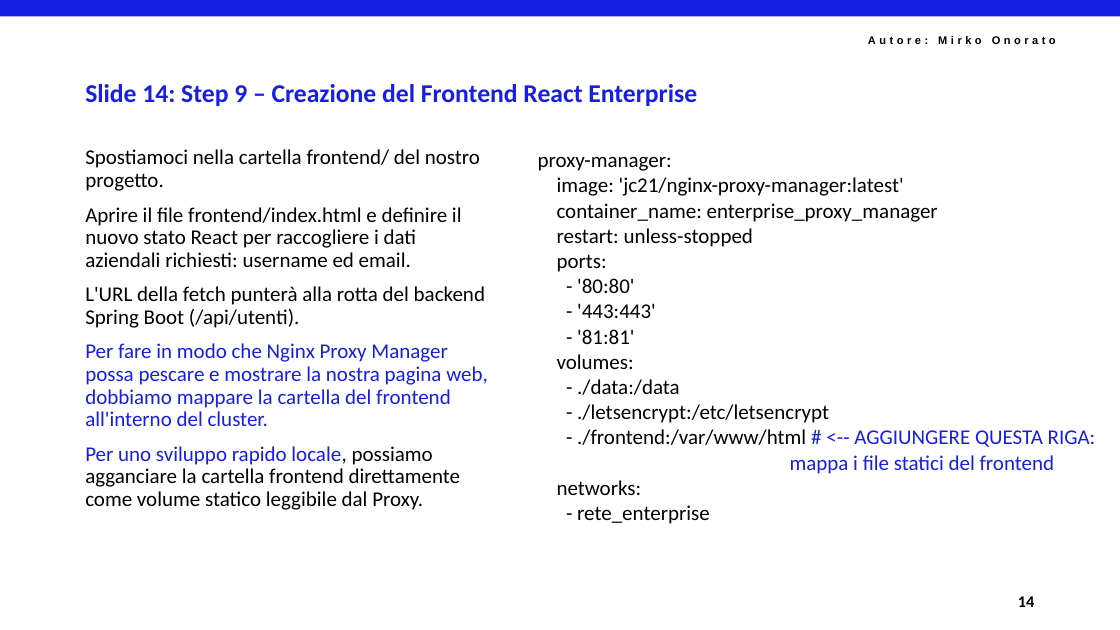
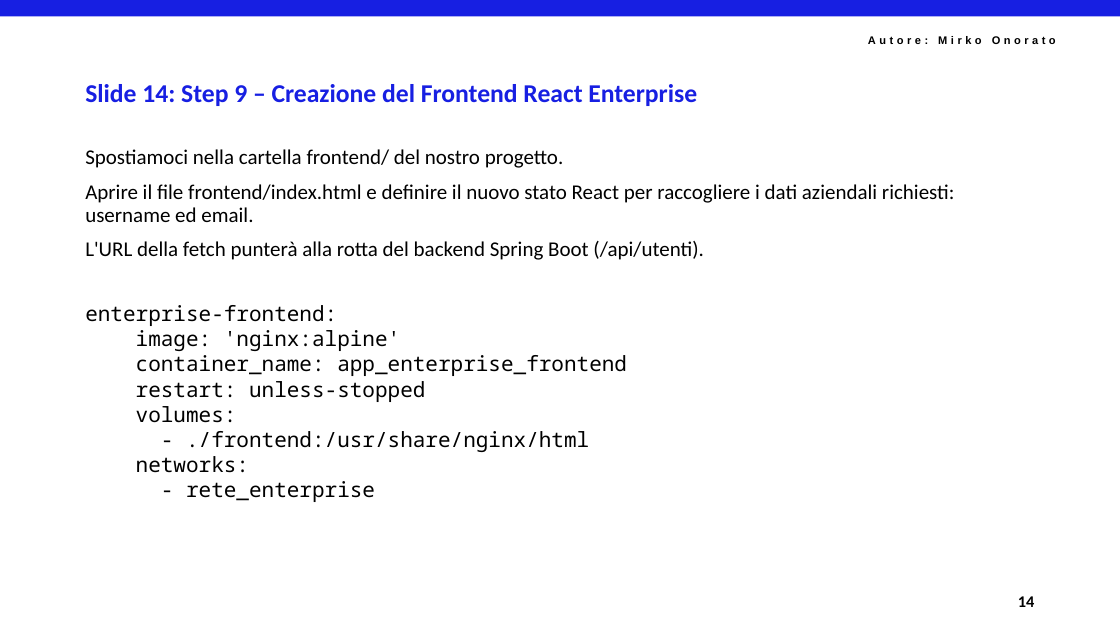
Before and after one commit to mirkoSkF/Docker-Slides, a slide deck: slide 16 of Lab 3.b - Stack Enterprise con Nginx Proxy Manager.pptx. Drawn at 1120x630 pixels with LibreOffice and Linux fonts; fonts in the diff are those of the drawing; background and template pictures are left out. Boxes give left, top, right and bottom in pixels: in the first picture for what was removed or moved away, otherwise in the second. Text is boxed around its words. In the diff, an @@ line names an element or a change of style, - is before the commit and + after.

```diff
--- a/Lab 3.b - Stack Enterprise con Nginx Proxy Manager.pptx
+++ b/Lab 3.b - Stack Enterprise con Nginx Proxy Manager.pptx
@@ text at (557,254,656,344): paragraphs removed @@
-ports:
-- '80:80'
-- '443:443'
-- '81:81'
@@ text "enterprise-frontend:": place and size @@
-text "enterprise-frontend:" at (538,156,1096,524)
+text "enterprise-frontend:" at (85,305,627,502)
@@ text at (85,305,627,376): text changed; font Calibri to Noto Sans Mono @@
-proxy-manager:
-image: 'jc21/nginx-proxy-manager:latest'
-container_name: enterprise_proxy_manager
+enterprise-frontend:
+image: 'nginx:alpine'
+container_name: app_enterprise_frontend
@@ text at (85,343,488,510): paragraphs removed @@
-Per fare in modo che Nginx Proxy Manager possa pescare e mostrare la nostra pagina web, dobbiamo mappare la cartella del frontend all'interno del cluster.
-Per uno sviluppo rapido locale, possiamo agganciare la cartella frontend direttamente come volume statico leggibile dal Proxy.
@@ text at (136,381,425,502): font Calibri to Noto Sans Mono in "restart: unless-stopped", "volumes:", "networks:", "- rete_enterprise" @@
@@ text at (186,431,589,452): text changed; font Calibri to Noto Sans Mono @@
-- ./data:/data
-- ./letsencrypt:/etc/letsencrypt
-- ./frontend:/var/www/html # <-- AGGIUNGERE QUESTA RIGA: mappa i file statici del frontend
+- ./frontend:/usr/share/nginx/html
```
Also in this commit, not shown: 2 other slides changed, 8 slides added.
